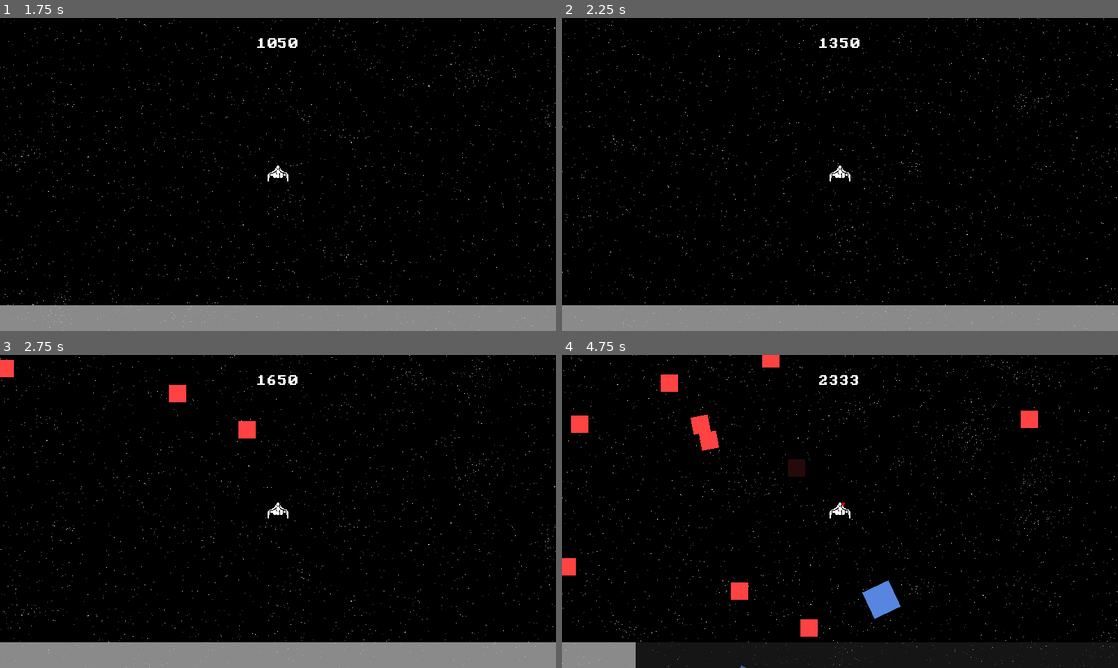
Above: before the commit, frames 1-4 (two rows, left to right).
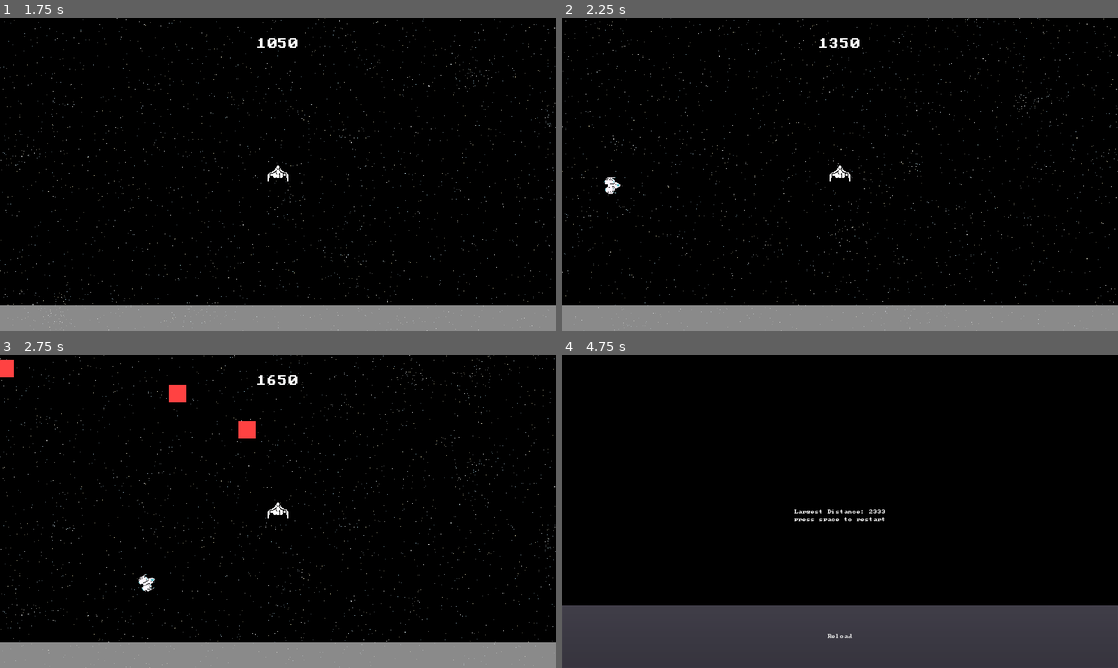
Above: after the commit, the same moments.

Repository: lajollagamesclub/project-mark
Game: Godot game, scene res://Main.tscn
Same seed, same stepped clock (60 frames per second), same inputs: the game is played once before the commit and once after it. The engine's default icon, where the game draws it, is replaced by a stand-in: a white triangle on a blue panel in a dark square.
Inputs:
- Up to frame 1 (1.75 s): hold E (g_dash_right) 0.53-1.28 s; hold S (g_down) from 1.28 s (still down)
- Up to frame 2 (2.25 s): release S (g_down) at 2.03 s; hold E (g_dash_right) from 2.03 s (still down)
- Up to frame 3 (2.75 s): keep holding E (g_dash_right)
- Up to frame 4 (4.75 s): release E (g_dash_right) at 2.78 s; hold Up (g_fire_up) 2.78-3.53 s; hold Q (g_dash_left) from 3.53 s (still down)

Frame 1 is identical in both runs. In frame 2, less than 0.1% of the frame differs, in the area x 7-11%, y 50-57%; in frame 3, less than 0.1%; in frame 4, 23%, in the area x 0-100%, y 0-100%.

Commit message:
Add straggler sprite

Diff:
--- a/src/Enemy.tscn
+++ b/src/Enemy.tscn
@@ -1,9 +1,7 @@
 [gd_scene load_steps=3 format=2]
 
 [ext_resource path="res://Enemy.gd" type="Script" id=1]
-
-[sub_resource type="RectangleShape2D" id=1]
-extents = Vector2( 50, 50 )
+[ext_resource path="res://straggler.png" type="Texture" id=2]
 
 [node name="Enemy" type="KinematicBody2D" groups=[
 "hittable",
@@ -11,15 +9,10 @@
 ]]
 script = ExtResource( 1 )
 
-[node name="CollisionShape2D" type="CollisionShape2D" parent="."]
-shape = SubResource( 1 )
+[node name="StragglerSprite" type="Sprite" parent="."]
+rotation = 1.5708
+scale = Vector2( 2, 2 )
+texture = ExtResource( 2 )
 
-[node name="ColorRect" type="ColorRect" parent="."]
-margin_left = -50.0
-margin_top = -50.0
-margin_right = 50.0
-margin_bottom = 50.0
-color = Color( 0.345098, 0.52549, 0.878431, 1 )
-__meta__ = {
-"_edit_use_anchors_": false
-}
+[node name="CollisionPolygon2D" type="CollisionPolygon2D" parent="."]
+polygon = PoolVector2Array( 27.4608, -0.696388, 4.92376, -20.2285, -24.0525, -20.2285, -24.4818, -6.92091, -23.8378, 19.6943, 7.28478, 19.0504 )
Binary file added: src/straggler.png
Not shown, added: src/straggler.png.import
